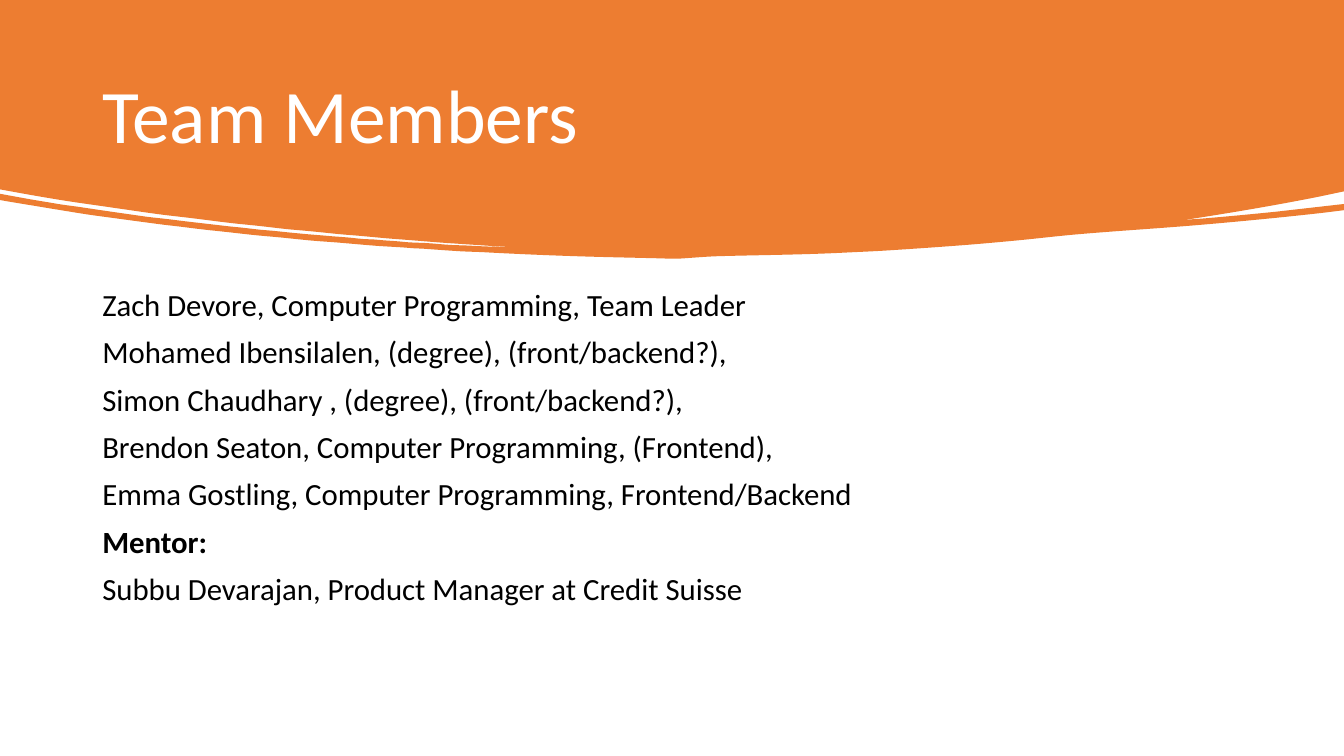
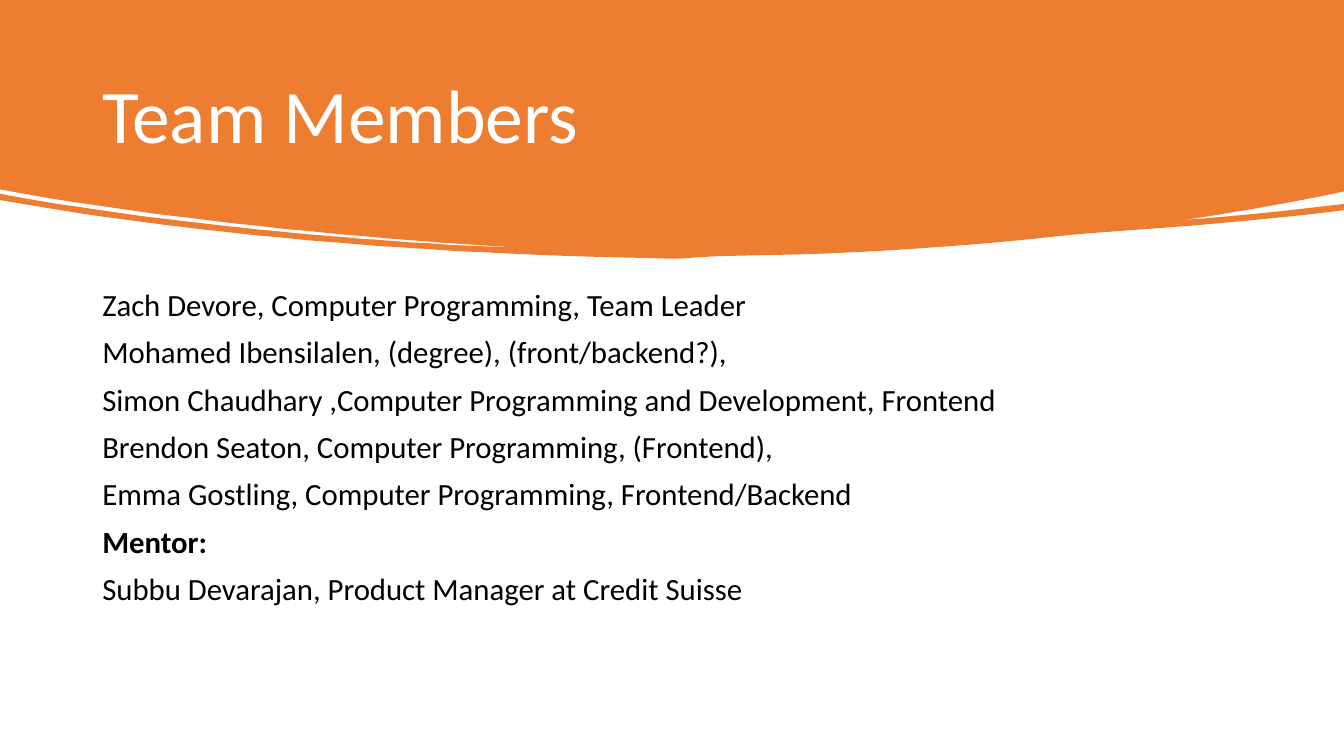
Before and after one commit to ZachDevore/Team10Project, a slide deck: slide 2 of The Store App.pptx. Drawn at 1344x756 pixels with LibreOffice and Linux fonts; fonts in the diff are those of the drawing. Boxes give left, top, right and bottom in pixels: in the first picture for what was removed or moved away, otherwise in the second. Text is boxed around its words. In the diff, an @@ line names an element or a change of style, - is before the commit and + after.

```diff
--- a/The Store App.pptx
+++ b/The Store App.pptx
@@ text at <box>102,294,852,606</box>: indent changed @@
@@ text at <box>102,389,996,417</box>: text changed @@
-Simon Chaudhary , (degree), (front/backend?),
+Simon Chaudhary ,Computer Programming and Development, Frontend
```
Also in this commit, not shown: 4 other slides changed.
